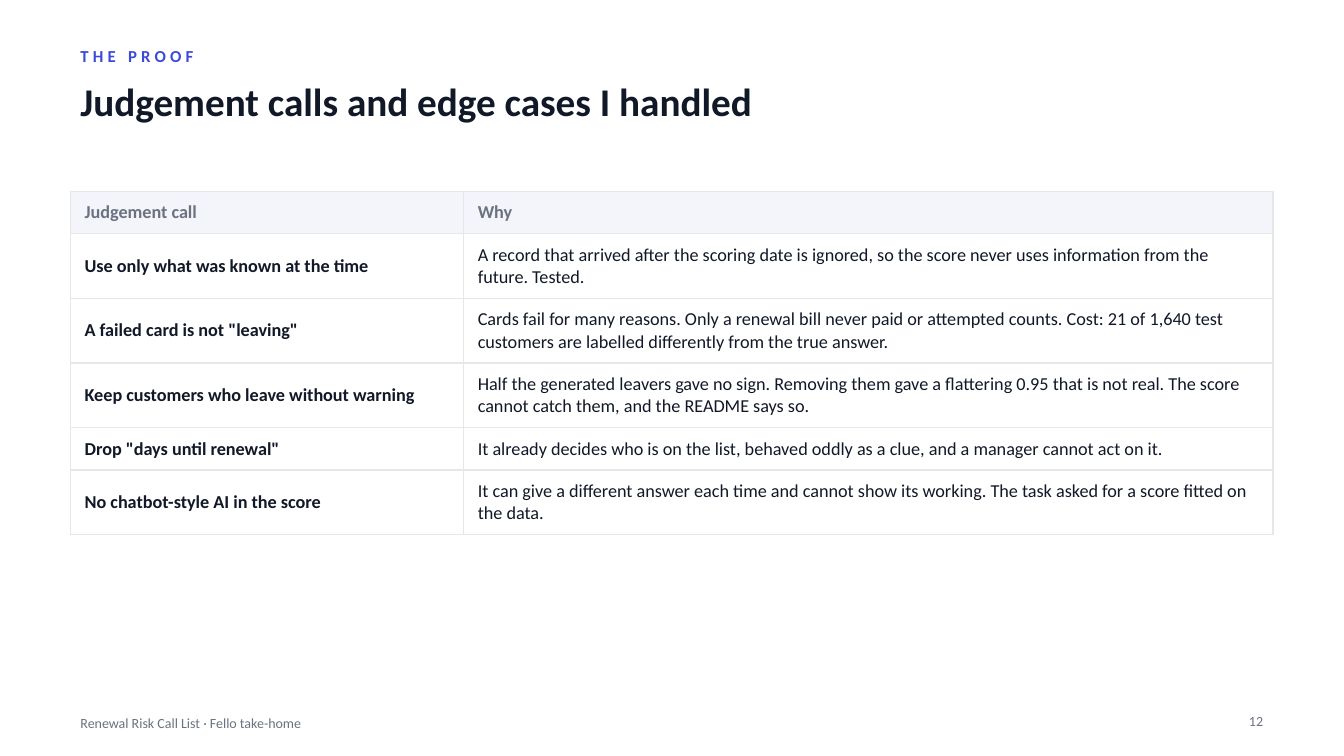
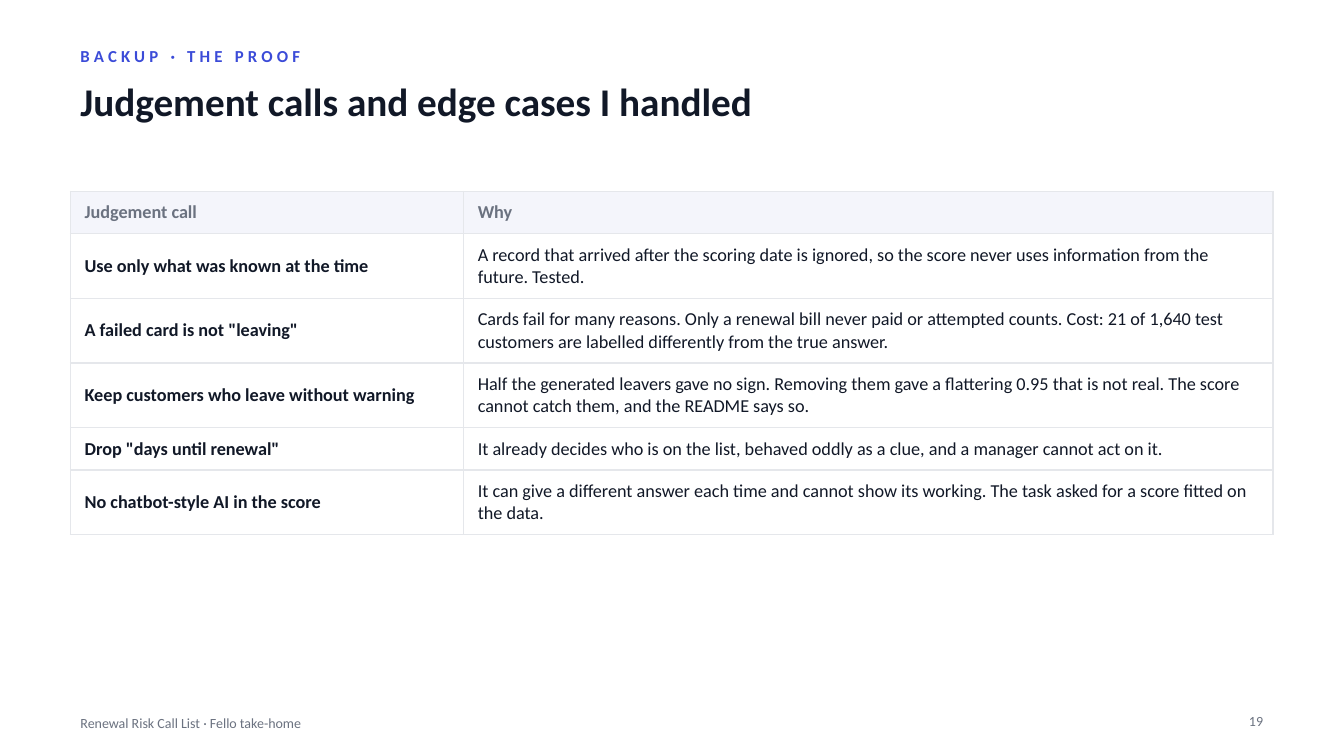
Before and after one commit to udhayakumaran/fello-renewal-risk, a slide deck: slide 19 of docs/renewal-risk-deck.pptx (slide 12 before the commit). Drawn at 1344x756 pixels with LibreOffice and Linux fonts; fonts in the diff are those of the drawing. Boxes give left, top, right and bottom in pixels: in the first picture for what was removed or moved away, otherwise in the second. Text is boxed around its words. In the diff, an @@ line names an element or a change of style, - is before the commit and + after.

```diff
--- a/docs/renewal-risk-deck.pptx
+++ b/docs/renewal-risk-deck.pptx
@@ text at [80,51,300,62]: text changed @@
-THE PROOF
+BACKUP · THE PROOF
@@ page number at [1249,717,1263,726]: text changed @@
-12
+19
```
Also in this commit, not shown: 7 other slides changed, 10 slides added, 4 slides removed, 6 other files.
